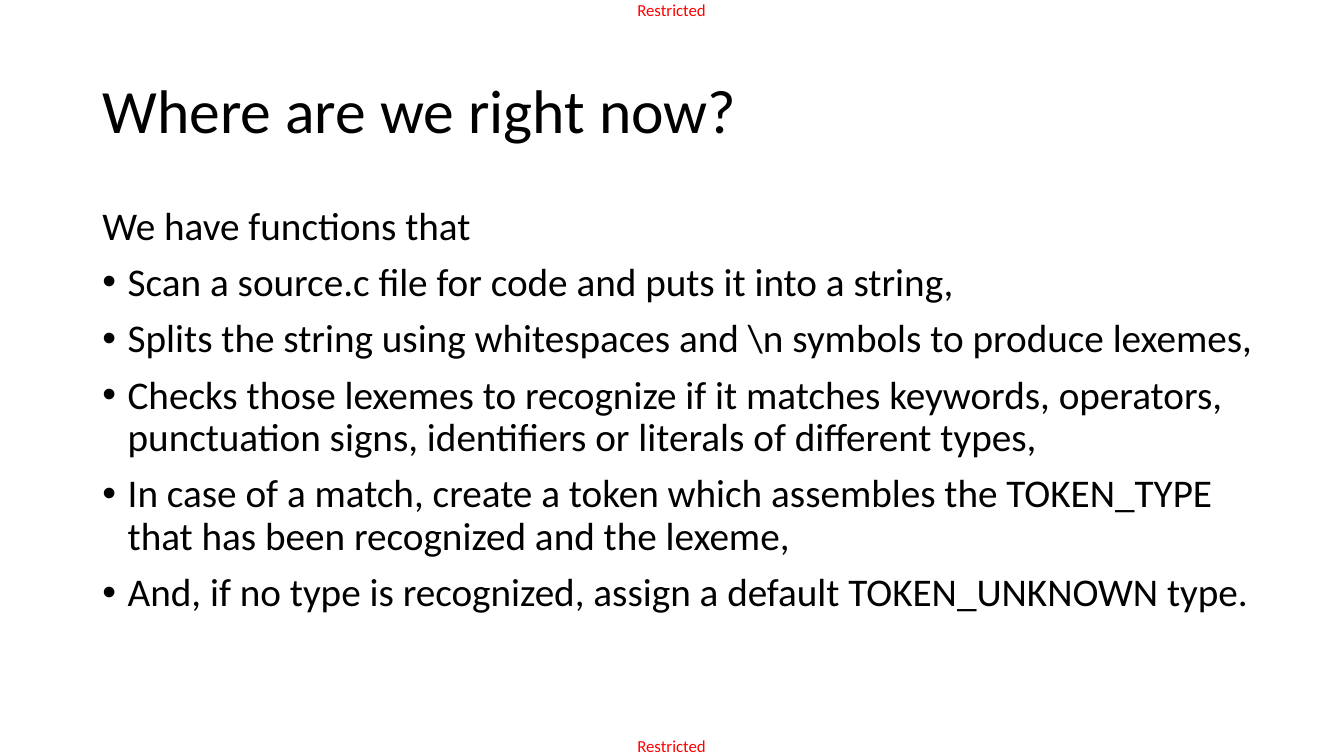
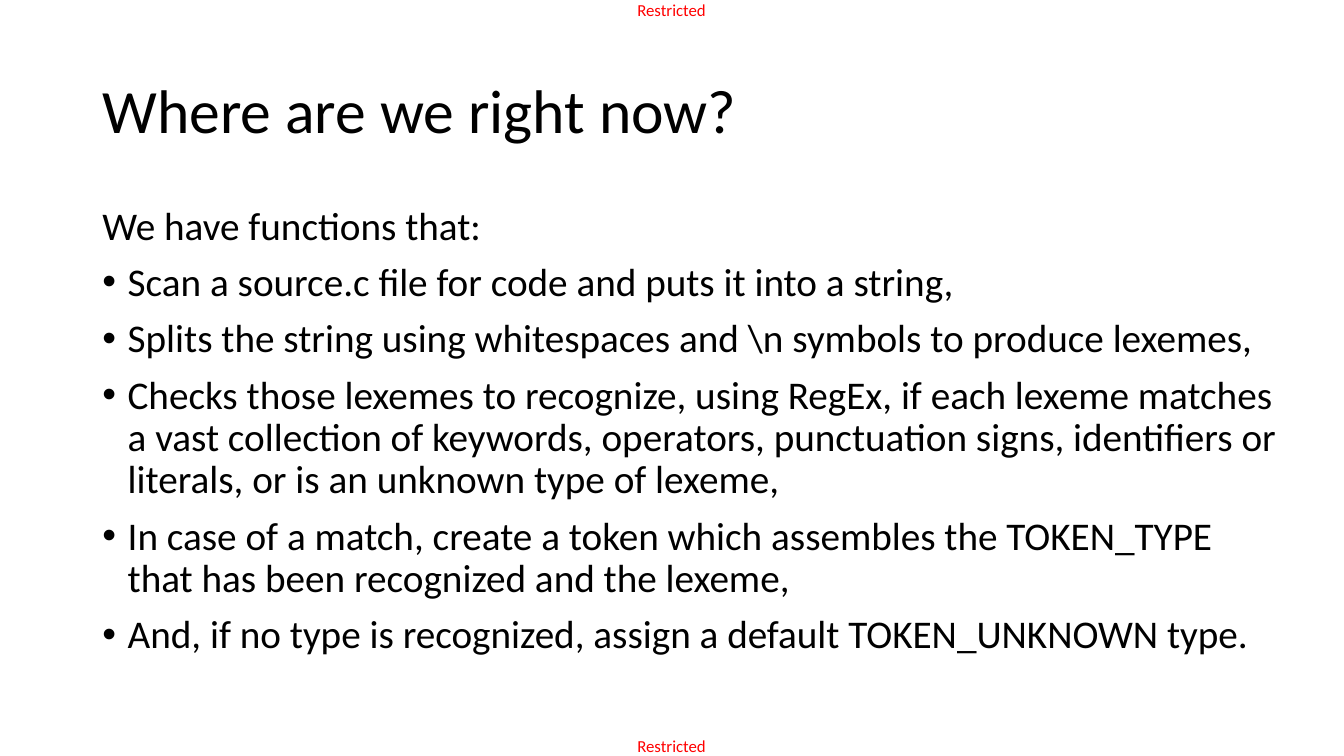
Before and after one commit to matthieudemari/SUTD_PLC_50_051, a slide deck: slide 2 of W10/W10S1/W10S1.pptx. Drawn at 1344x756 pixels with LibreOffice and Linux fonts; fonts in the diff are those of the drawing. Boxes give left, top, right and bottom in pixels: in the first picture for what was removed or moved away, otherwise in the second. Text is boxed around its words. In the diff, an @@ line names an element or a change of style, - is before the commit and + after.

```diff
--- a/W10/W10S1/W10S1.pptx
+++ b/W10/W10S1/W10S1.pptx
@@ text at bbox=[102, 212, 481, 241]: text changed @@
-We have functions that
+We have functions that:
@@ text at bbox=[128, 381, 1276, 500]: text changed @@
-• Checks those lexemes to recognize if it matches keywords, operators, punctuation signs, identifiers or literals of different types,
+• Checks those lexemes to recognize, using RegEx, if each lexeme matches a vast collection of keywords, operators, punctuation signs, identifiers or literals, or is an unknown type of lexeme,
```
Also in this commit, not shown: 1 other slide changed, 21 slides added, 1 slide removed, 2 other files.
